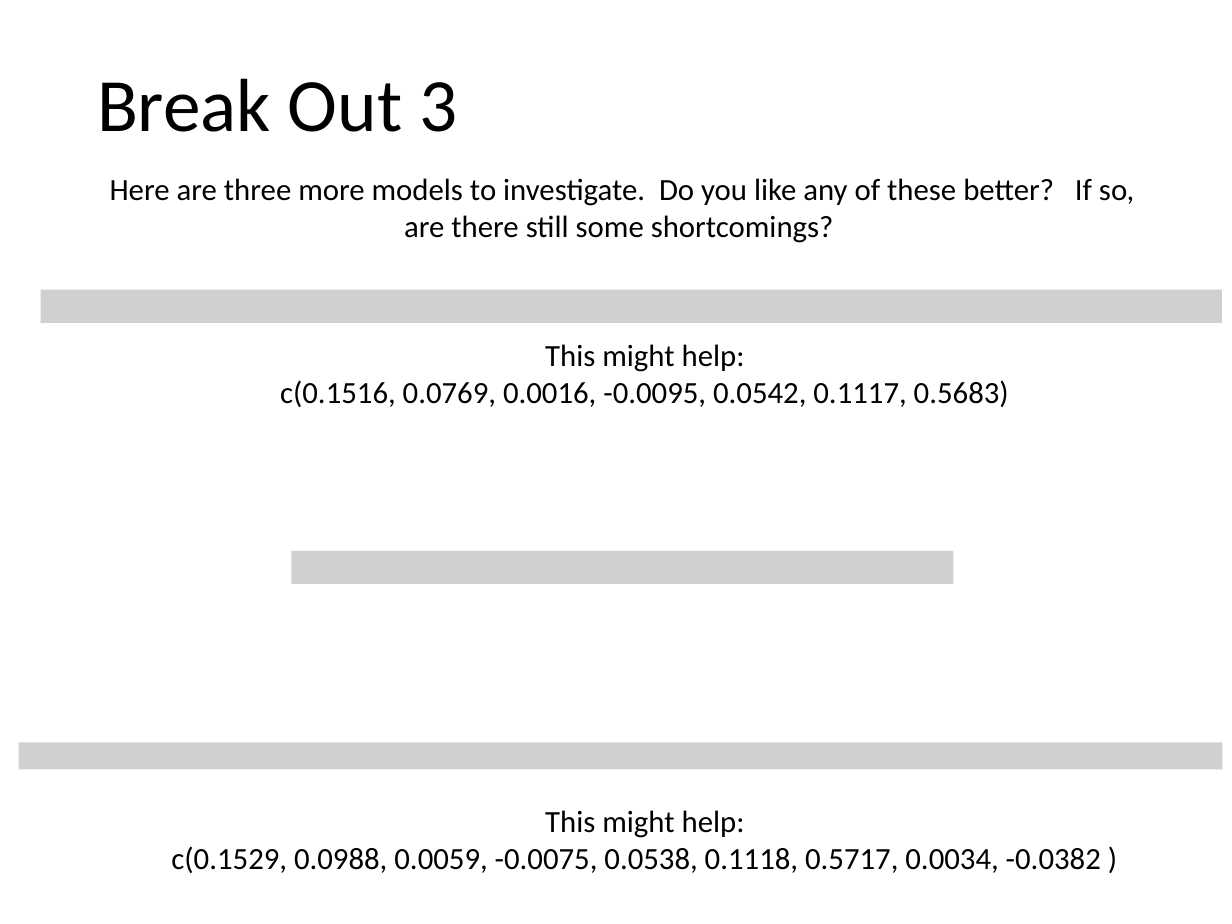
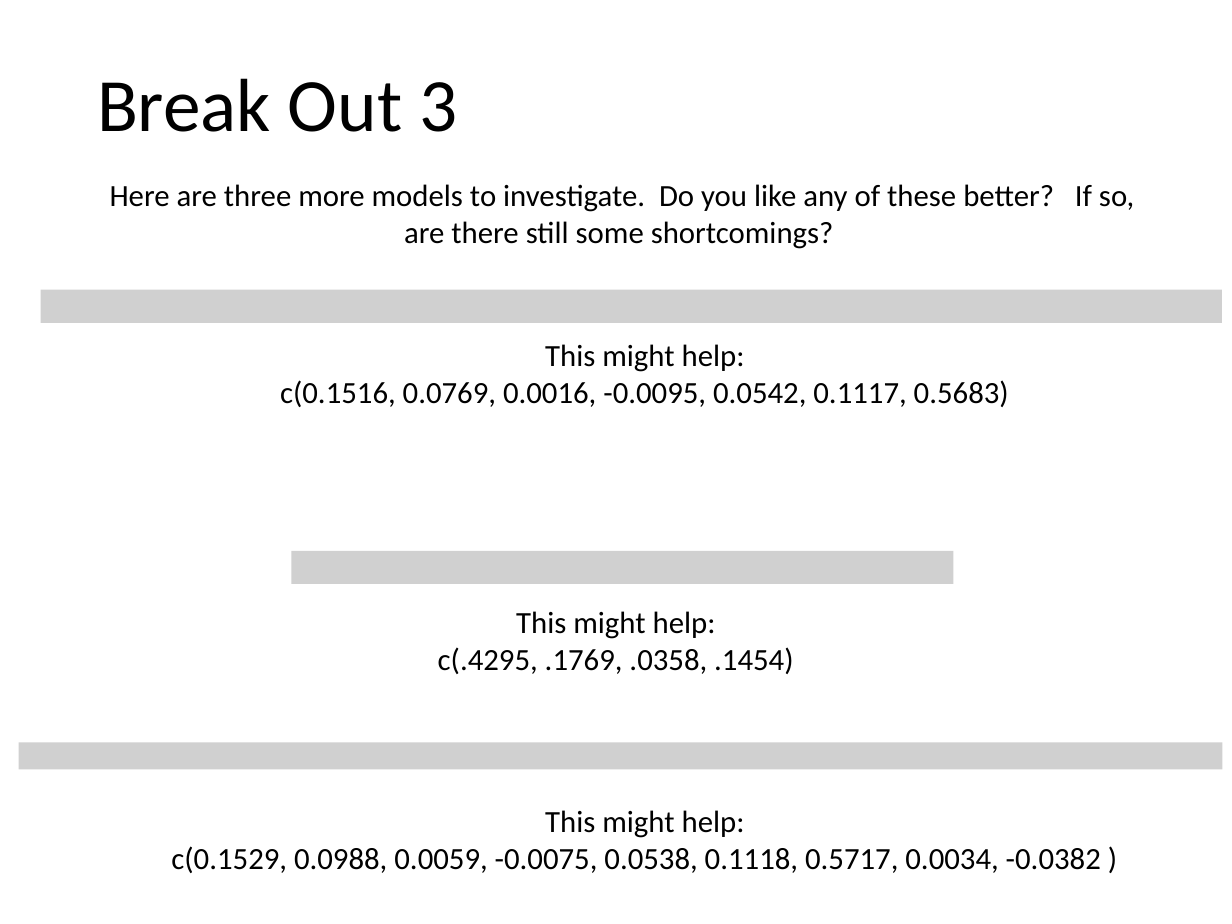
Before and after one commit to cmadding/MSDS6373, a slide deck: slide 6 of Unit04/Live Session Unit 4 and BO.pptx. Drawn at 1232x924 pixels with LibreOffice and Linux fonts; fonts in the diff are those of the drawing; grey boxes stand for pictures. Boxes give left, top, right and bottom in pixels: in the first picture for what was removed or moved away, otherwise in the second. Text is boxed around its words. In the diff, an @@ line names an element or a change of style, - is before the commit and + after.

```diff
--- a/Unit04/Live Session Unit 4 and BO.pptx
+++ b/Unit04/Live Session Unit 4 and BO.pptx
@@ text "Here are three more models ...": place and size @@
-text "Here are three more models ..." at [110,178,1134,243]
+text "Here are three more models ..." at [110,184,1134,249]
@@ text added at [438,611,793,674], 18 pt, text #000000 @@
+This might help:
+c(.4295, .1769, .0358, .1454)
```
Also in this commit, not shown: 15 other files.
